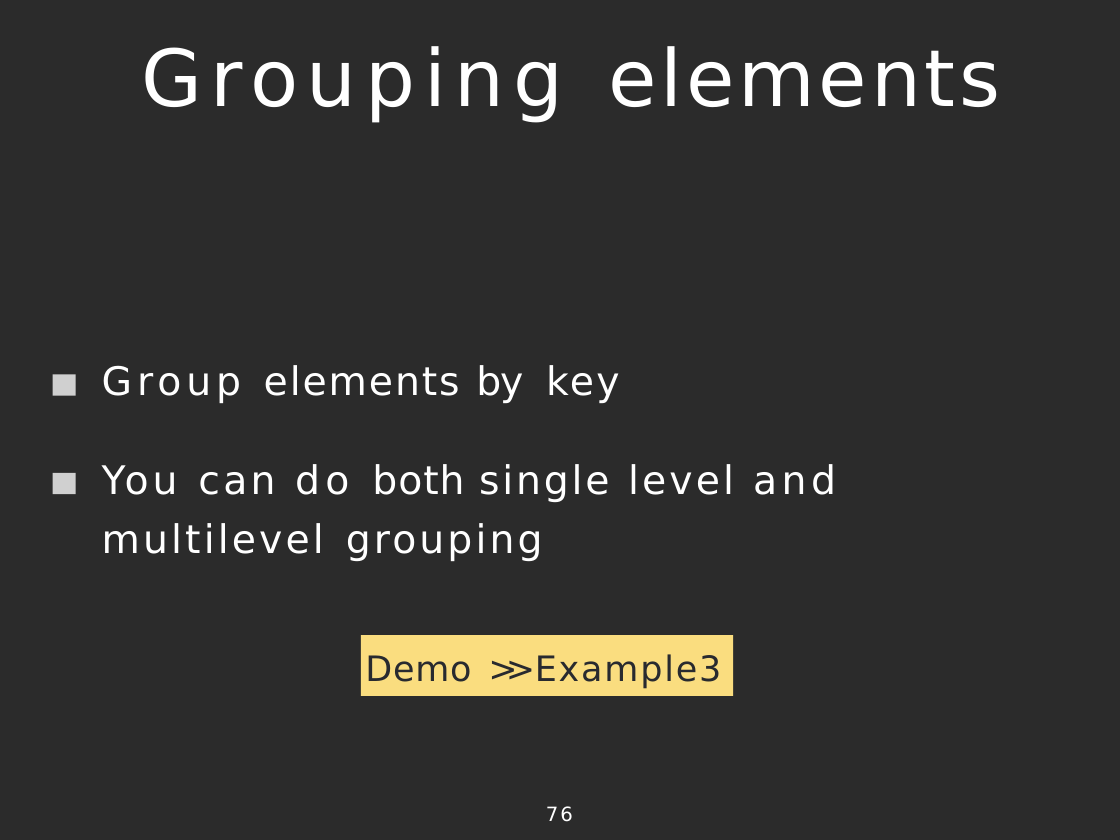
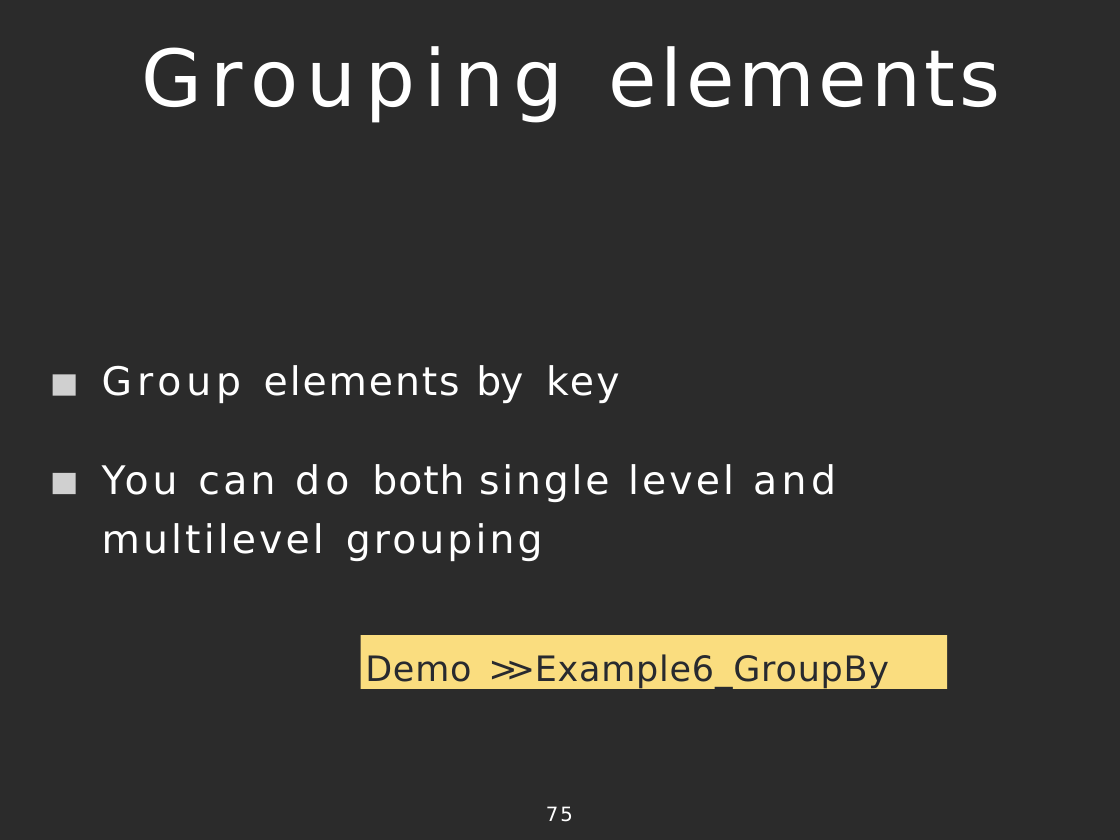
Before and after one commit to vilasvarghese/JavaFullStack, a slide deck: slide 75 of java8/java8-examples/Project1/java8-slides.pptx (slide 76 before the commit). Drawn at 1120x840 pixels with LibreOffice and Linux fonts; fonts in the diff are those of the drawing; grey boxes stand for pictures; background and template pictures are left out; a plain dark background stands for a picture behind light text. Boxes give left, top, right and bottom in pixels: in the first picture for what was removed or moved away, otherwise in the second. Text is boxed around its words. In the diff, an @@ line names an element or a change of style, - is before the commit and + after.

```diff
--- a/java8/java8-examples/Project1/java8-slides.pptx
+++ b/java8/java8-examples/Project1/java8-slides.pptx
@@ rectangle "Demo >> Example6_GroupBy" resized from (x1=361, y1=636, x2=733, y2=696) to (x1=361, y1=636, x2=948, y2=689) @@
@@ text in rectangle at (x1=365, y1=654, x2=889, y2=689): text changed @@
-Demo >> Example3
+Demo >> Example6_GroupBy
@@ page number at (x1=546, y1=806, x2=573, y2=822): text changed @@
-76
+75
```
Also in this commit, not shown: 5 other slides changed, 1 slide removed, 7 other files.
